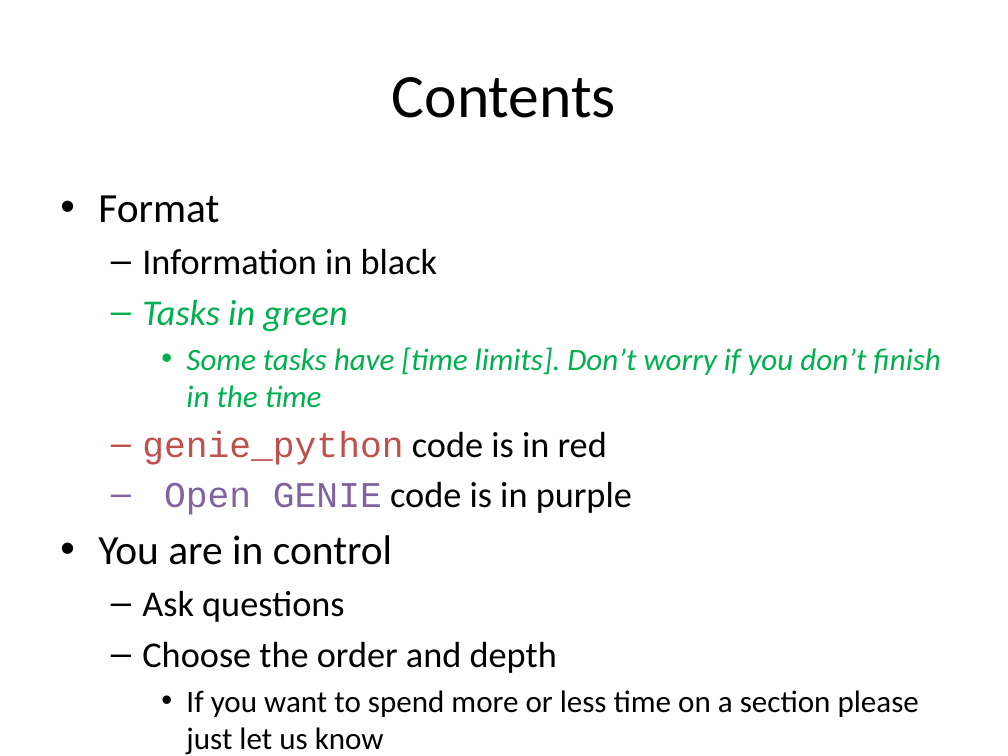
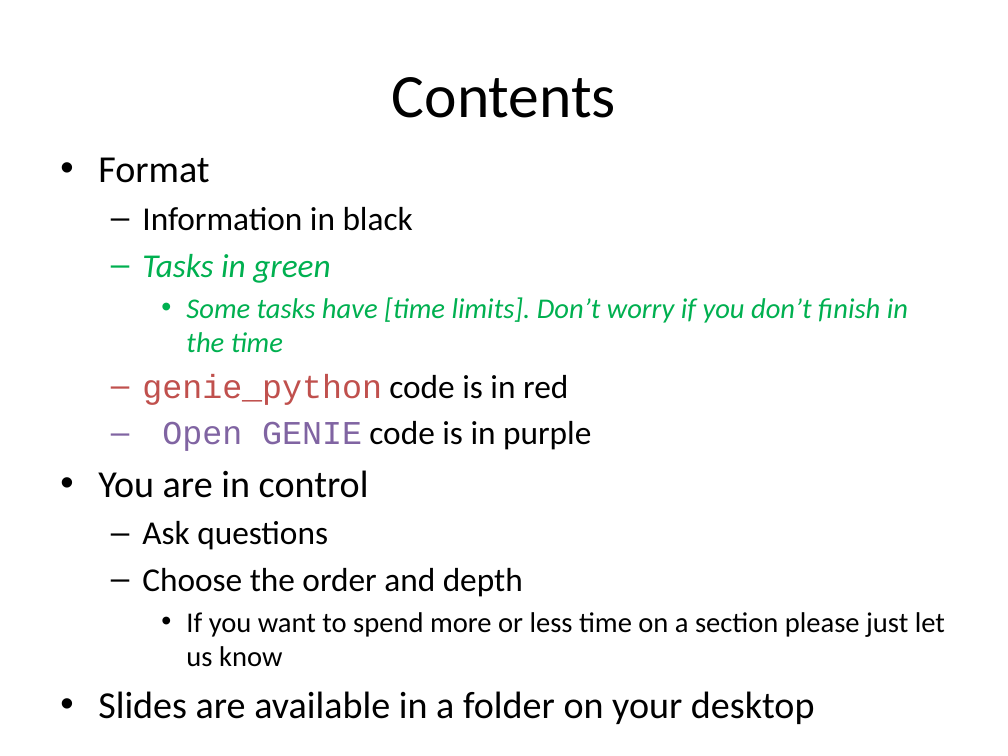
Before and after one commit to ISISComputingGroup/ibex_user_manual, a slide deck: slide 3 of genie_python_and_ibex/genie_python_and_ibex.pptx. Drawn at 1008x756 pixels with LibreOffice and Linux fonts; fonts in the diff are those of the drawing; background and template pictures are left out. Boxes give left, top, right and bottom in pixels: in the first picture for what was removed or moved away, otherwise in the second. Text is boxed around its words. In the diff, an @@ line names an element or a change of style, - is before the commit and + after.

Commit message:
Updated slides following genie_python training Jan 2018

```diff
--- a/genie_python_and_ibex/genie_python_and_ibex.pptx
+++ b/genie_python_and_ibex/genie_python_and_ibex.pptx
@@ text "Format": place and size @@
-text "Format" at <box>98,195,941,755</box>
+text "Format" at <box>98,157,945,724</box>
@@ text at <box>98,157,945,667</box>: size 29.6 to 27.2 pt in "Format", "You are in control"; size 25.9 to 23.8 pt in "Information in black", "Tasks in green", "genie_python code is in red", "Open GENIE code is in purple" and 2 more places; size 22.2 to 20.4 pt in "Some tasks have [time limits]. Don’t worry ...", "If you want to spend more or ..." @@
@@ text at <box>98,691,815,724</box>: paragraph added @@
+• Slides are available in a folder on your desktop
```
Also in this commit, not shown: 14 other slides changed, 3 slides added, 1 slide removed.
